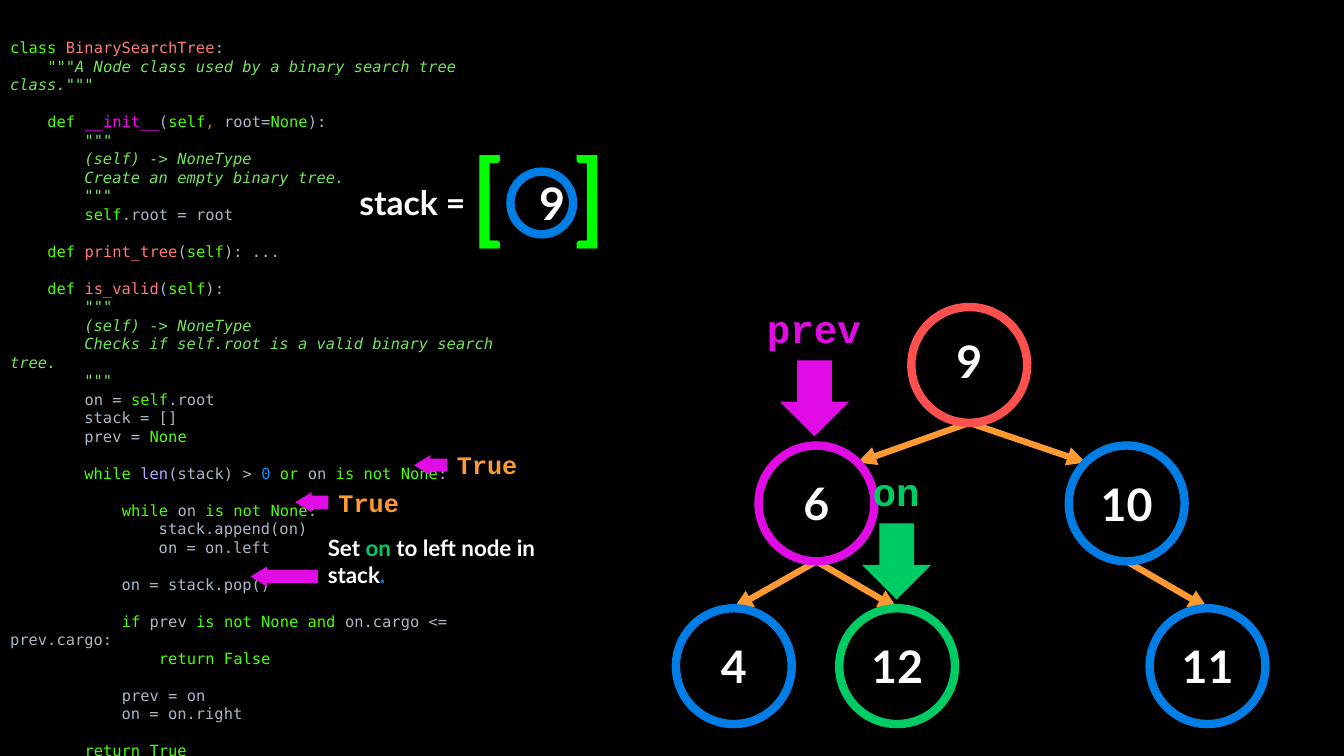
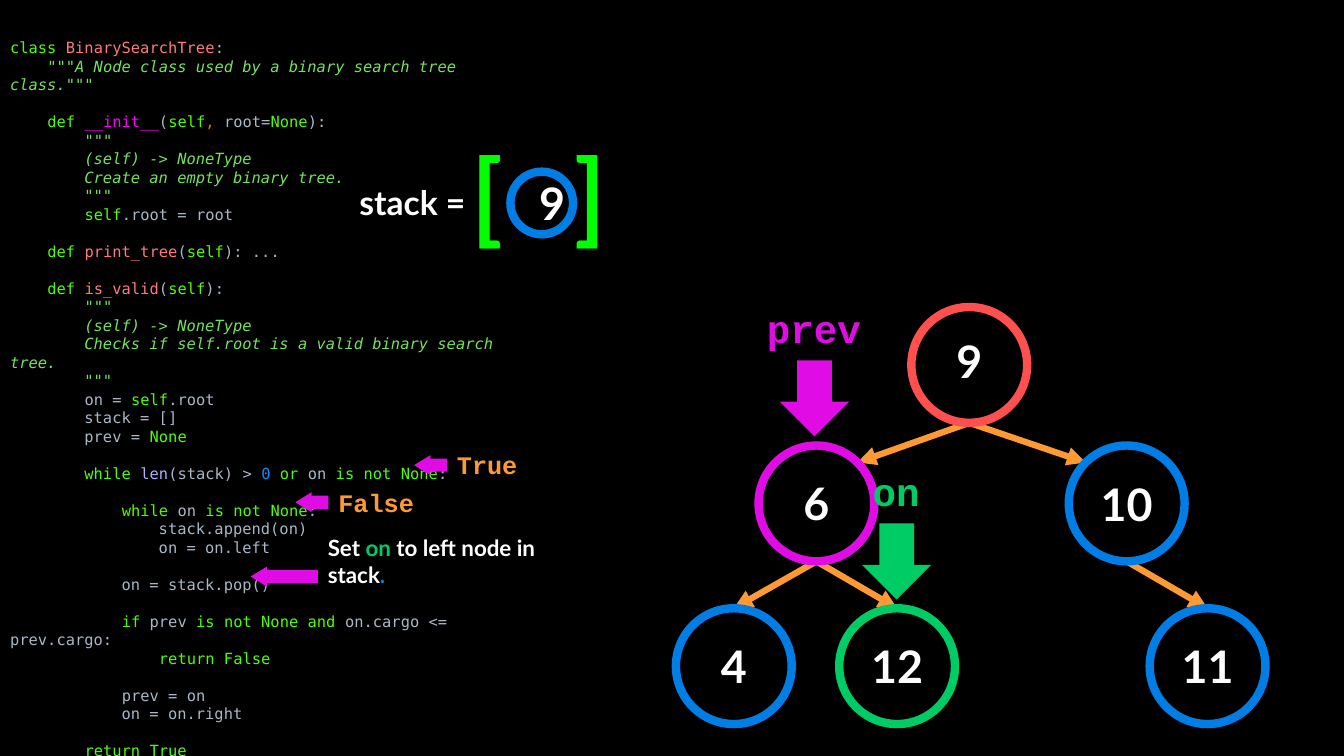
Before and after one commit to APS106/APS106-winter-2023-kinsella-goodfellow, a slide deck: slide 118 of lectures/week12/lecture2/slides/week12_lecture2.pptx. Drawn at 1344x756 pixels with LibreOffice and Linux fonts; fonts in the diff are those of the drawing; background and template pictures are left out. Boxes give left, top, right and bottom in pixels: in the first picture for what was removed or moved away, otherwise in the second. Text is boxed around its words. In the diff, an @@ line names an element or a change of style, - is before the commit and + after.

```diff
--- a/lectures/week12/lecture2/slides/week12_lecture2.pptx
+++ b/lectures/week12/lecture2/slides/week12_lecture2.pptx
@@ text at <box>338,493,414,513</box>: text changed @@
-True
+False
```
Also in this commit, not shown: 5 other slides changed, 3 other files.
